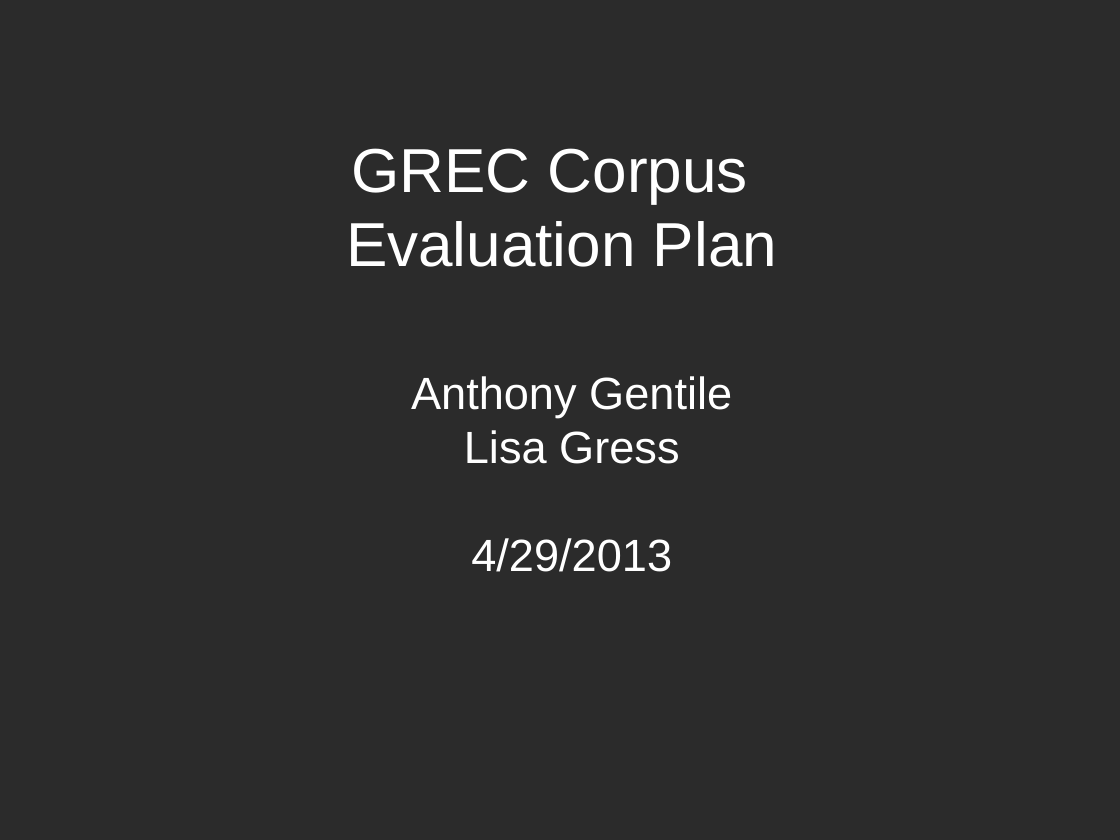
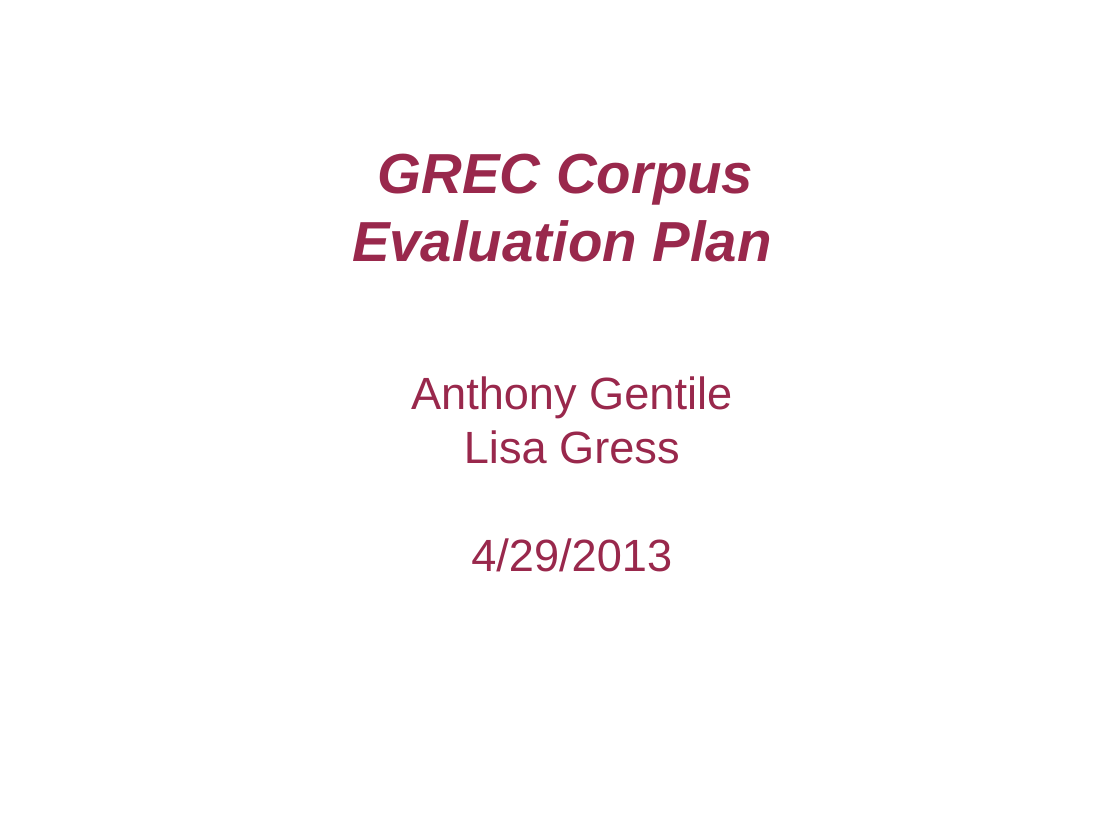
Before and after one commit to agentile/GREC-MRS, a slide deck: slide 1 of evaluation_plan/evaluation_plan.odp. Drawn at 1120x840 pixels with LibreOffice and Linux fonts; fonts in the diff are those of the drawing; background and template pictures are left out; a plain dark background stands for a picture behind light text. Boxes give left, top, right and bottom in pixels: in the first picture for what was removed or moved away, otherwise in the second. Text is boxed around its words. In the diff, an @@ line names an element or a change of style, - is before the commit and + after.

```diff
--- a/evaluation_plan/evaluation_plan.odp
+++ b/evaluation_plan/evaluation_plan.odp
@@ background picture (left out) to #FFFFFF @@
@@ title "GREC Corpus Evaluation Plan" at (352, 153, 772, 262): size 44 to 40 pt, text colour #FFFFFF to #99284C, bold on, italic on @@
@@ subtitle "Anthony Gentile" at (411, 376, 732, 572): text colour #FFFFFF to #99284C @@
```
Also in this commit, not shown: 4 other slides changed, 2 slides added.
